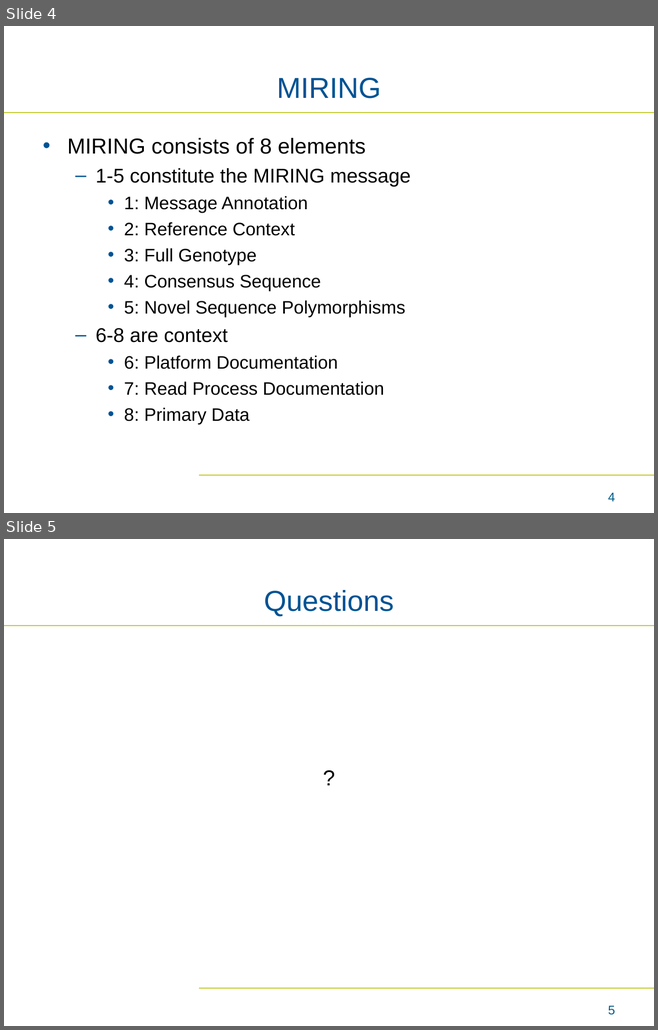
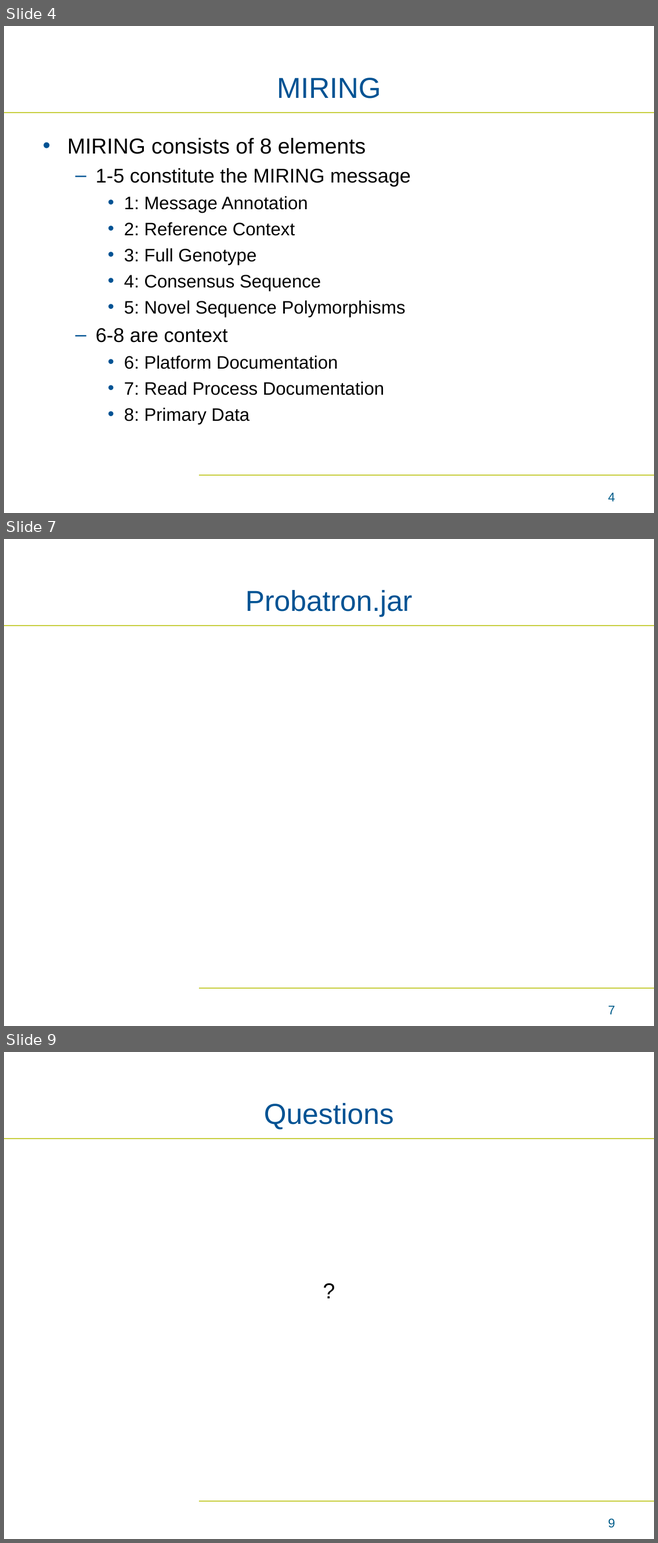
Before and after one commit to bmatern-nmdp/ValidationDemo, a slide deck: demo/Interactive Demo.ppt. Shown one above the other, each under a label of ours: slides 4 and 5 before the commit, slides 4, 7 and 9 after it; the slides between them are not shown. The pictures are 658x1030 and 658x1543 pixels, drawn with LibreOffice and Linux fonts; fonts in the diff are those of the drawing; background and template pictures are left out. Boxes give left, top, right and bottom in pixels: in the first picture for what was removed or moved away, otherwise in the second. Text is boxed around its words. In the diff, an @@ line names an element or a change of style, - is before the commit and + after.

```diff
--- a/demo/Interactive Demo.ppt
+++ b/demo/Interactive Demo.ppt
@@ slide 7 added at <box>4,539,654,1026</box>, background #FFFFFF; not listed: 2 template elements that a slide beside it also shows @@
@@ title added at <box>245,590,412,617</box>, 32 pt, text #005293 @@
+Probatron.jar
@@ page number added at <box>608,1006,615,1015</box>, 14 pt, text #005C8A @@
+7
@@ what was slide 5 is now slide 9 @@
@@ page number at <box>608,1518,615,1528</box>: text changed @@
-5
+9
```
Also in this commit, not shown: 3 other slides added, 6 other files.
